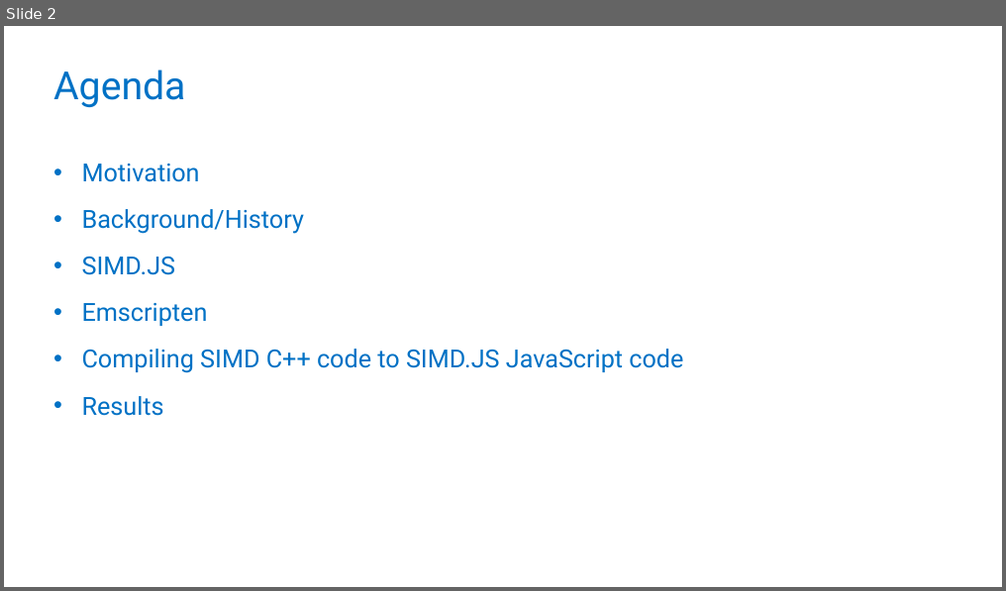
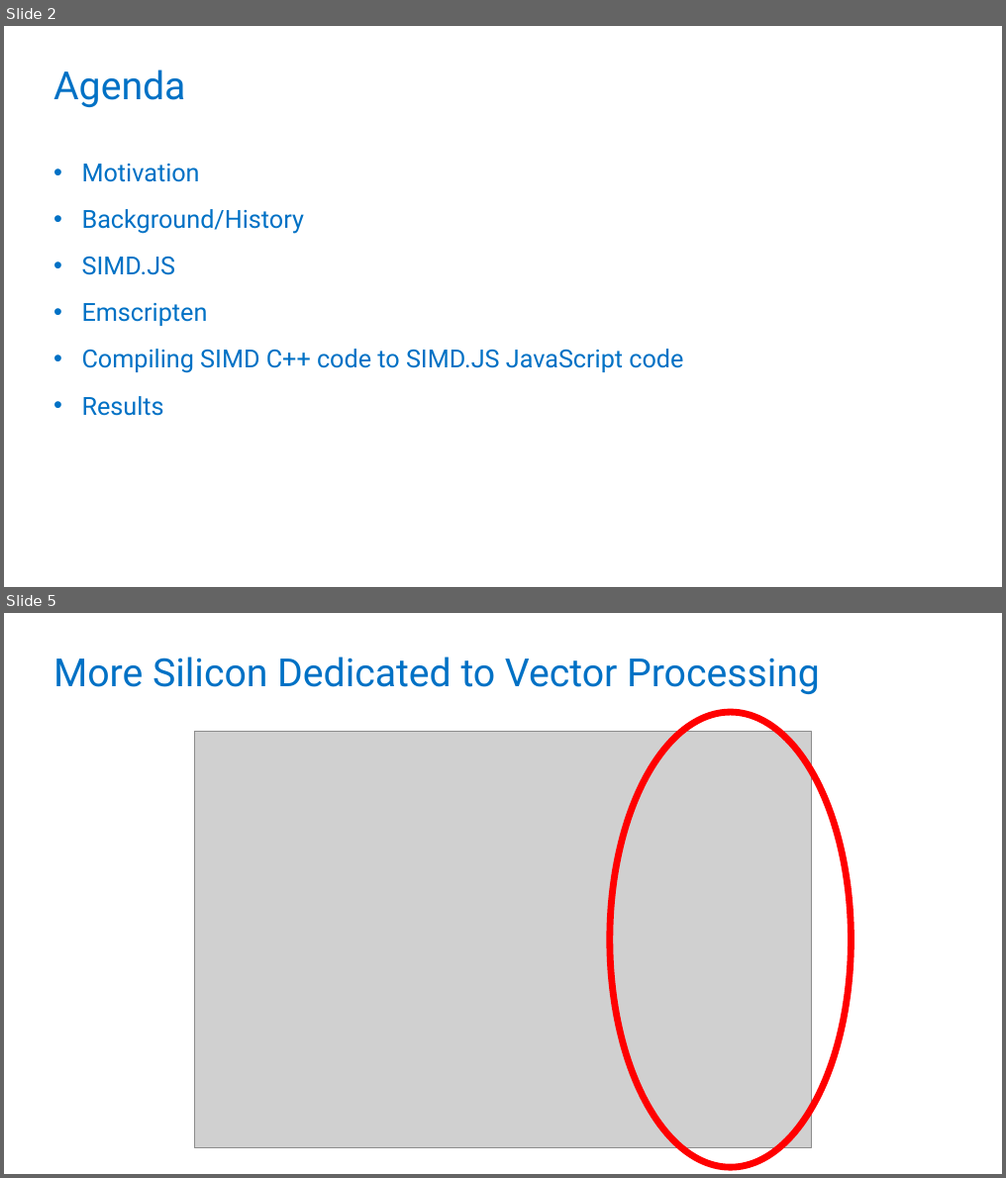
Before and after one commit to PeterJensen/wpmvp2015, a slide deck: simdjs-presentation.pptx. Shown one above the other, each under a label of ours: slide 2 before the commit, slides 2 and 5 after it; the slides between them are not shown. The pictures are 1006x591 and 1006x1178 pixels, drawn with LibreOffice and Linux fonts; fonts in the diff are those of the drawing; grey boxes stand for pictures; background and template pictures are left out. Boxes give left, top, right and bottom in pixels: in the first picture for what was removed or moved away, otherwise in the second. Text is boxed around its words. In the diff, an @@ line names an element or a change of style, - is before the commit and + after.

```diff
--- a/simdjs-presentation.pptx
+++ b/simdjs-presentation.pptx
@@ slide 5 added at <box>4,613,1002,1174</box>, background #FFFFFF @@
@@ title added at <box>54,657,820,694</box>, 37.3 pt, text #0071C5 @@
+More Silicon Dedicated to Vector Processing
@@ picture added at <box>195,731,812,1149</box> @@
@@ ellipse added at <box>610,712,850,1167</box>, outline #FF0000 6.5 pt @@
```
Also in this commit, not shown: 5 other slides added, 3 other files.
